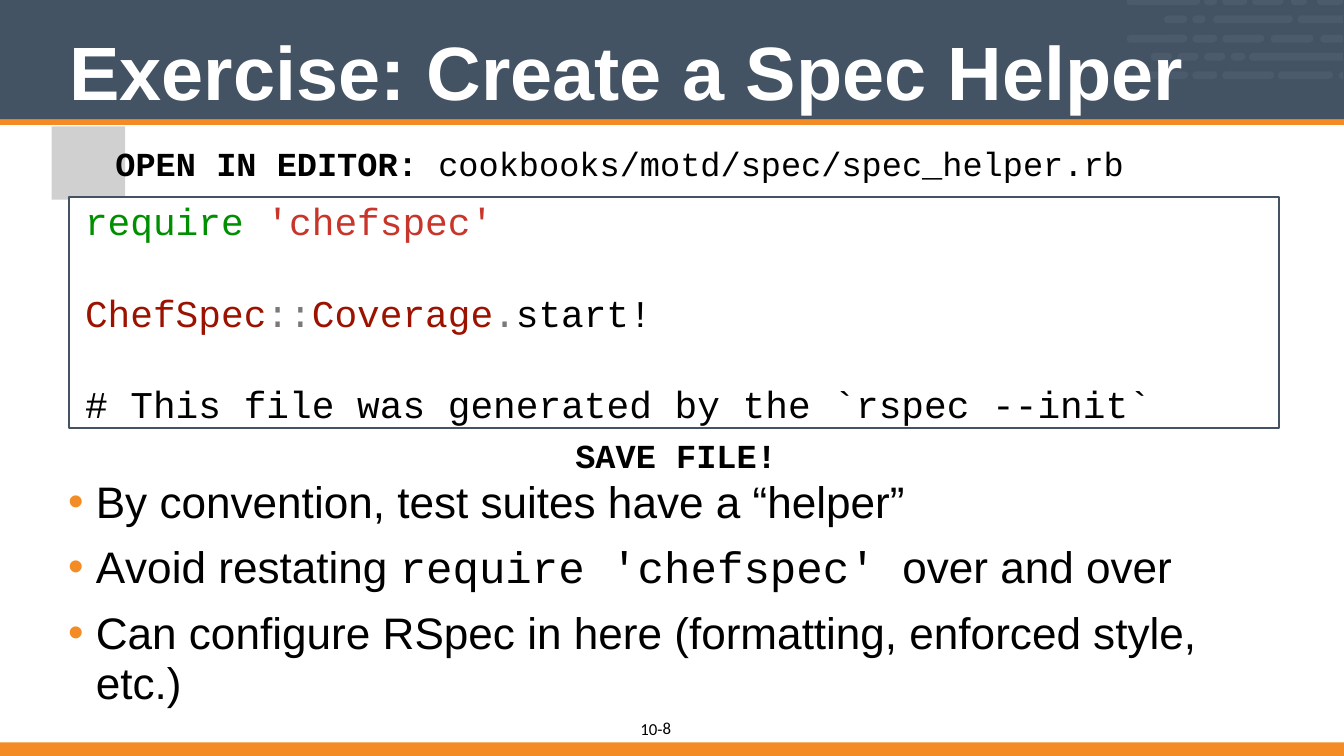
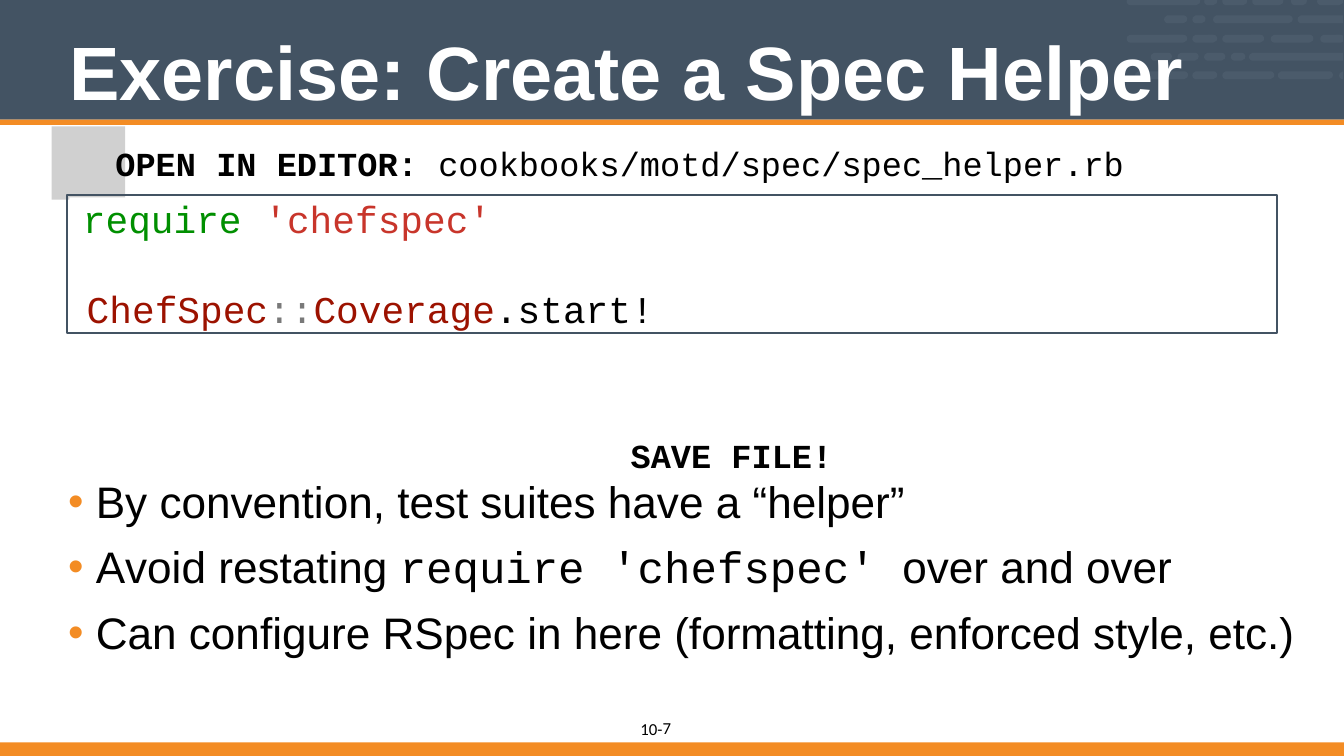
Before and after one commit to vinyar/chef-intermediate, a slide deck: slide 7 of 10-introduction_to_chefspec.pptx (slide 8 before the commit). Drawn at 1344x756 pixels with LibreOffice and Linux fonts; fonts in the diff are those of the drawing; grey boxes stand for pictures. Boxes give left, top, right and bottom in pixels: in the first picture for what was removed or moved away, otherwise in the second. Text is boxed around its words. In the diff, an @@ line names an element or a change of style, - is before the commit and + after.

```diff
--- a/10-introduction_to_chefspec.pptx
+++ b/10-introduction_to_chefspec.pptx
@@ rectangle "require 'chefspec'": place and size @@
-rectangle "require 'chefspec'" at bbox=[70, 197, 1279, 428]
+rectangle "require 'chefspec'" at bbox=[67, 195, 1277, 333]
@@ text in rectangle at bbox=[87, 296, 654, 334]: text colour #797979 to #000000, letter spacing -0.1 to 0 pt in "ChefSpec::Coverage.start!"; indent changed @@
@@ text in rectangle at bbox=[130, 391, 1151, 429]: paragraph removed @@
-# This file was generated by the `rspec --init`
@@ text "SAVE FILE!" rewrapped from bbox=[96, 445, 1196, 708] to bbox=[96, 445, 1294, 658] @@
@@ page number at bbox=[663, 723, 671, 734]: text changed @@
-8
+7
```
Also in this commit, not shown: 14 other slides changed, 2 slides removed.
